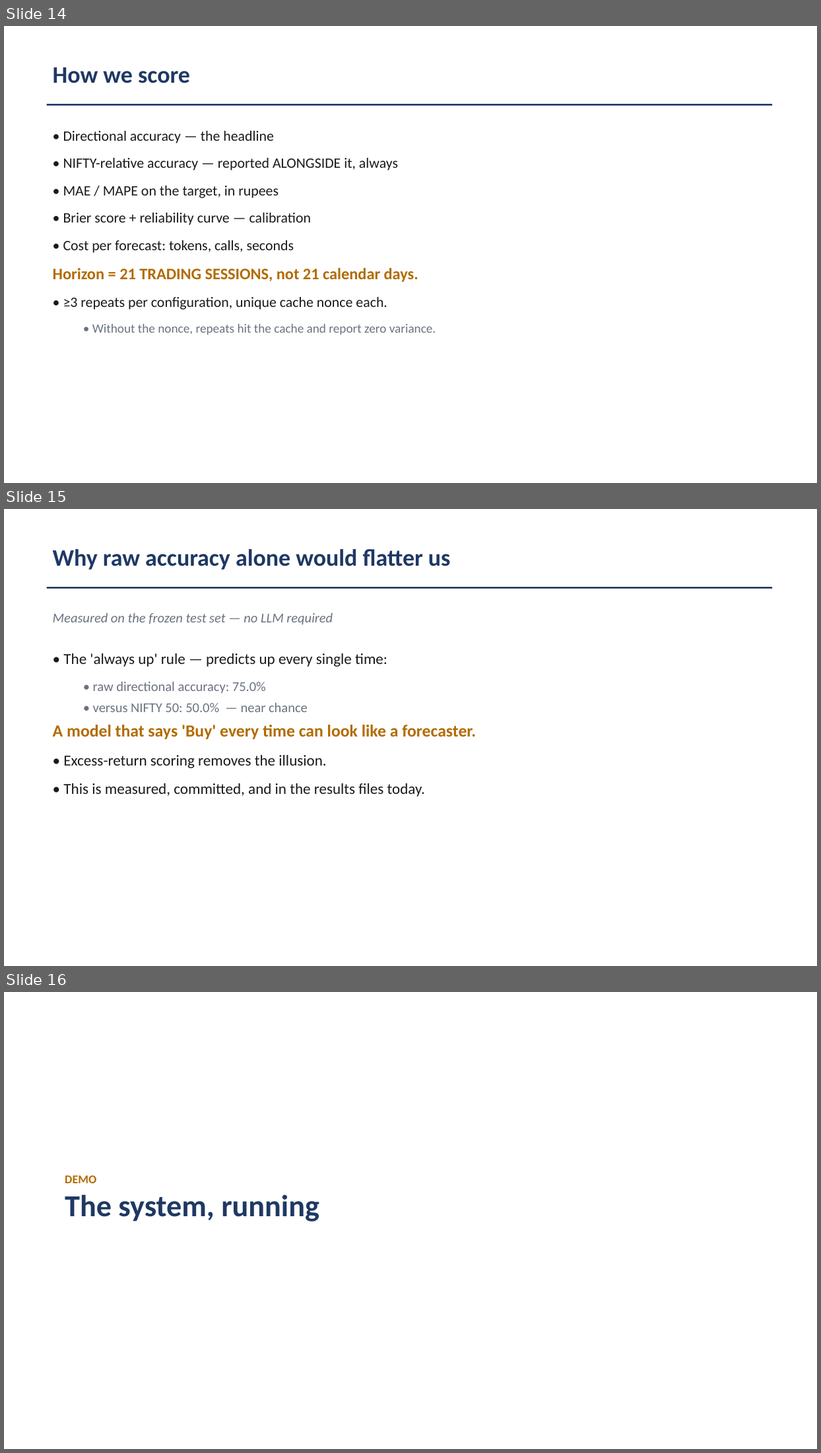
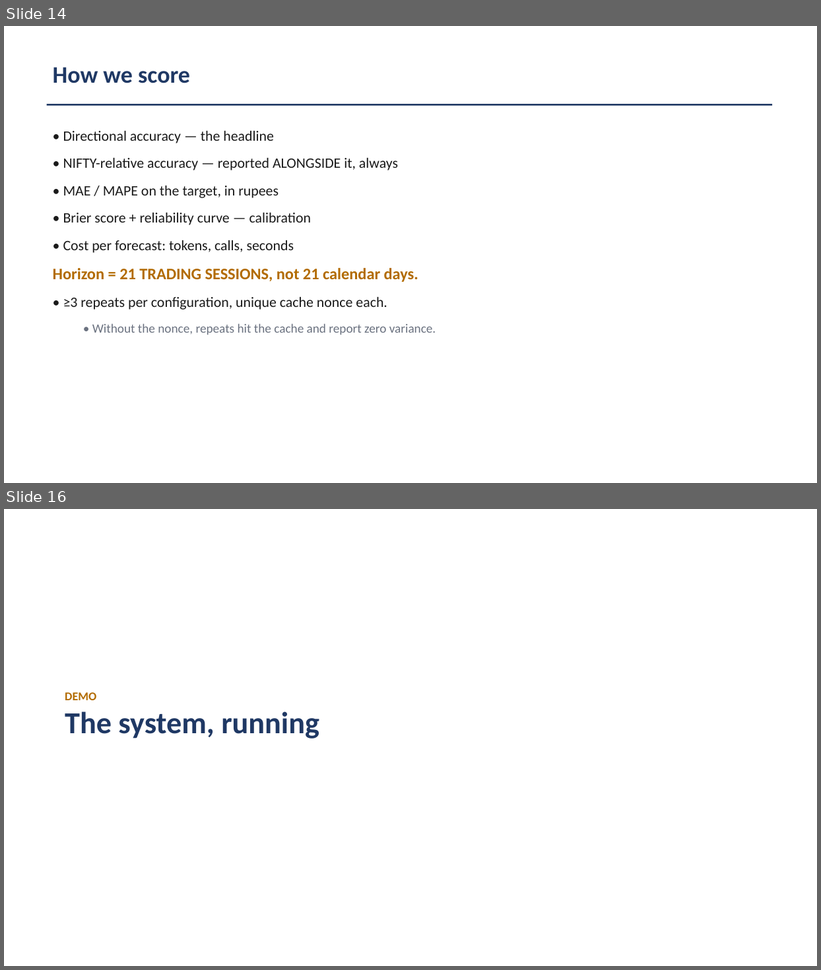
Before and after one commit to shobhitranjan2005/multi-agent-financial-forecasting, a slide deck: docs/BTP_Defence_Slides.pptx. Shown one above the other, each under a label of ours: slides 14, 15 and 16 before the commit, slides 14 and 16 after it; the slides between them are not shown. The pictures are 821x1453 and 821x970 pixels, drawn with LibreOffice and Linux fonts; fonts in the diff are those of the drawing. Boxes give left, top, right and bottom in pixels: in the first picture for what was removed or moved away, otherwise in the second. Text is boxed around its words. In the diff, an @@ line names an element or a change of style, - is before the commit and + after.

Commit message:
Complete Round 1 & 2 evaluation, hermetic tests, descriptive section, and hygiene
- Hermetic tests: monkeypatch Config.GEMINI_MODEL in test_runner.py and PROGRESS_FILE in test_prefetch.py; 162 passed suite cleanly
- Reconcile Brier score: fix float formatting bug in metrics.py to format brier_score to 4 decimals (0.2880)
- Pre-registered reporting: enforce 'no supported difference' wherever 95% date-clustered CI includes 0 across ablation report, RESULTS_MAP.md, LIMITATIONS.md, thesis report, and defence slides
- Descriptive analysis: document test set market base rate (40/68 down, 58.82%), baseline bullish bias (66/68 up, 97.06%), and uninformative 0.2500 Brier floor
- Cost accounting: embed cost table with token and latency multipliers
- Hygiene: document hero-bg.jpg license/provenance, save responsive browser screenshots, record npm audit (0 vuln) and pip-audit

```diff
--- a/docs/BTP_Defence_Slides.pptx
+++ b/docs/BTP_Defence_Slides.pptx
@@ slide 15 removed at box(4, 509, 817, 966), background #FFFFFF @@
@@ text removed at box(53, 549, 451, 570) @@
-Why raw accuracy alone would flatter us
@@ rectangle removed at box(47, 587, 773, 589) @@
@@ text removed at box(53, 613, 333, 625) @@
-Measured on the frozen test set — no LLM required
@@ text removed at box(53, 654, 476, 797) @@
-• The 'always up' rule — predicts up every single time:
-  • raw directional accuracy: 75.0%
-  • versus NIFTY 50: 50.0% — near chance
-A model that says 'Buy' every time can look like a forecaster.
-• Excess-return scoring removes the illusion.
-• This is measured, committed, and in the results files today.
```
Also in this commit, not shown: 4 slides changed, 3 slides added, 1 other slide removed, 24 other files.
